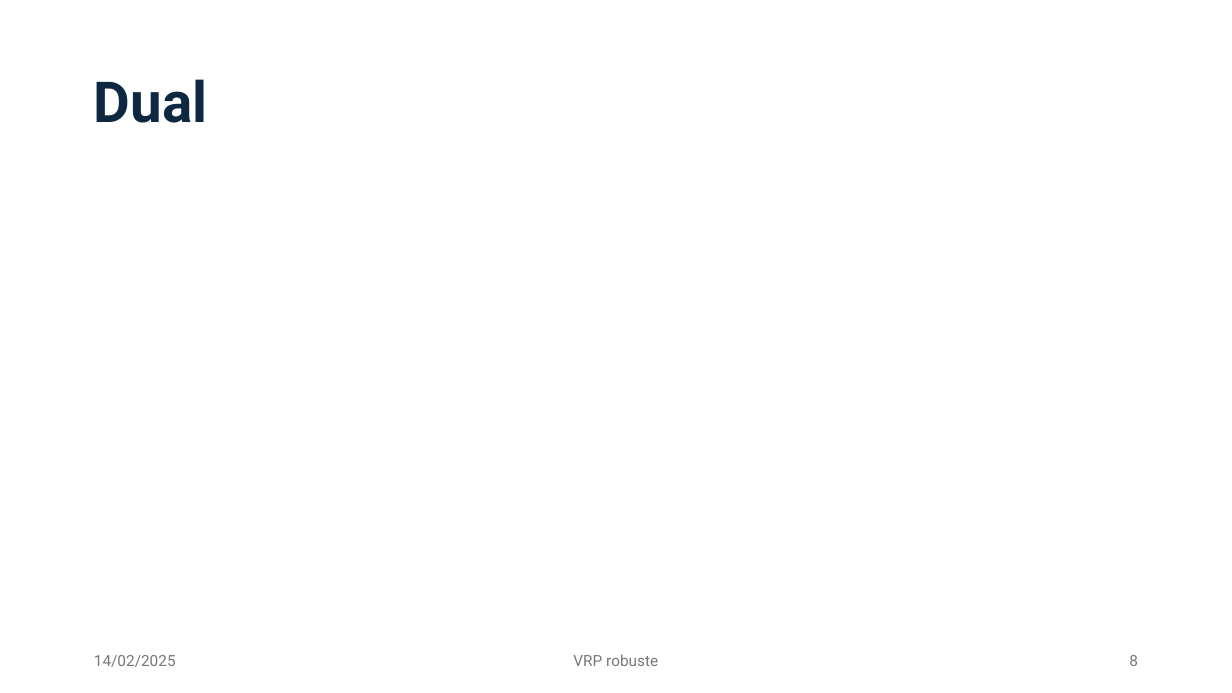
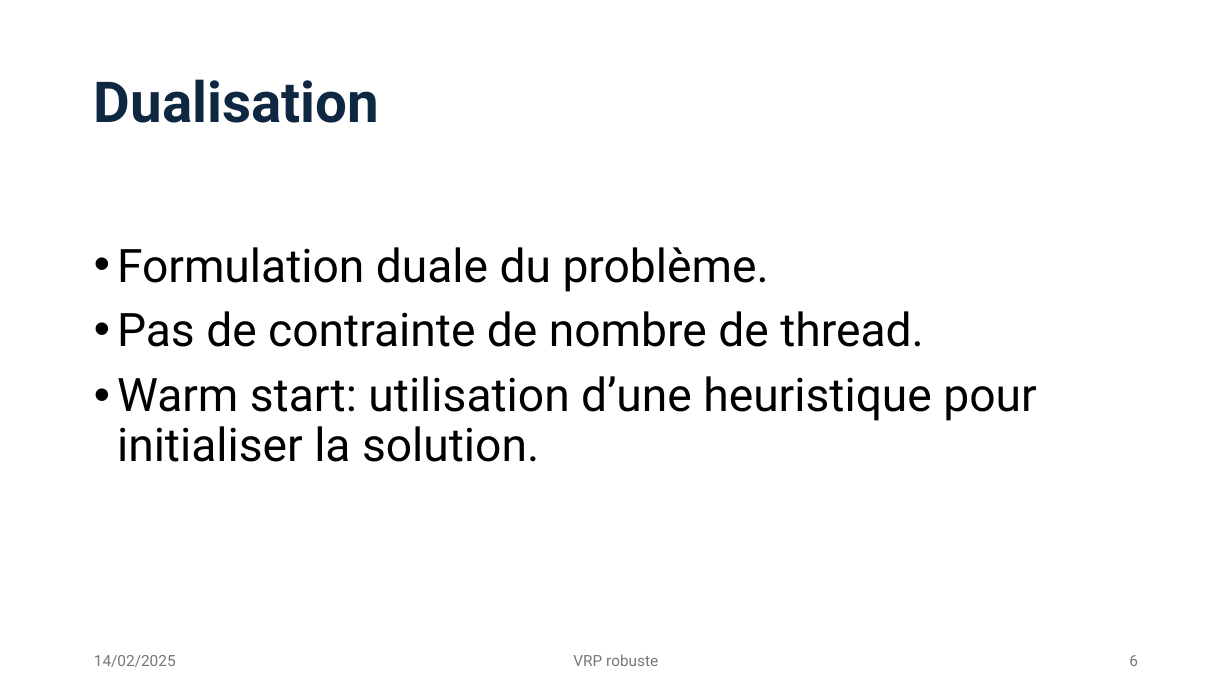
Before and after one commit to Darthkiller2Jr/projet_mpro, a slide deck: slide 6 of Présentation Projet.pptx (slide 8 before the commit). Drawn at 1232x693 pixels with LibreOffice and Linux fonts; fonts in the diff are those of the drawing. Boxes give left, top, right and bottom in pixels: in the first picture for what was removed or moved away, otherwise in the second. Text is boxed around its words. In the diff, an @@ line names an element or a change of style, - is before the commit and + after.

```diff
--- a/Présentation Projet.pptx
+++ b/Présentation Projet.pptx
@@ title at (94, 79, 379, 123): text changed @@
-Dual
+Dualisation
@@ text added at (117, 247, 1036, 462), 36 pt, text #000000 @@
+• Formulation duale du problème.
+• Pas de contrainte de nombre de thread.
+• Warm start: utilisation d’une heuristique pour initialiser la solution.
@@ page number at (1129, 655, 1138, 666): text changed @@
-8
+6
```
Also in this commit, not shown: 3 other slides changed, 2 slides added.
